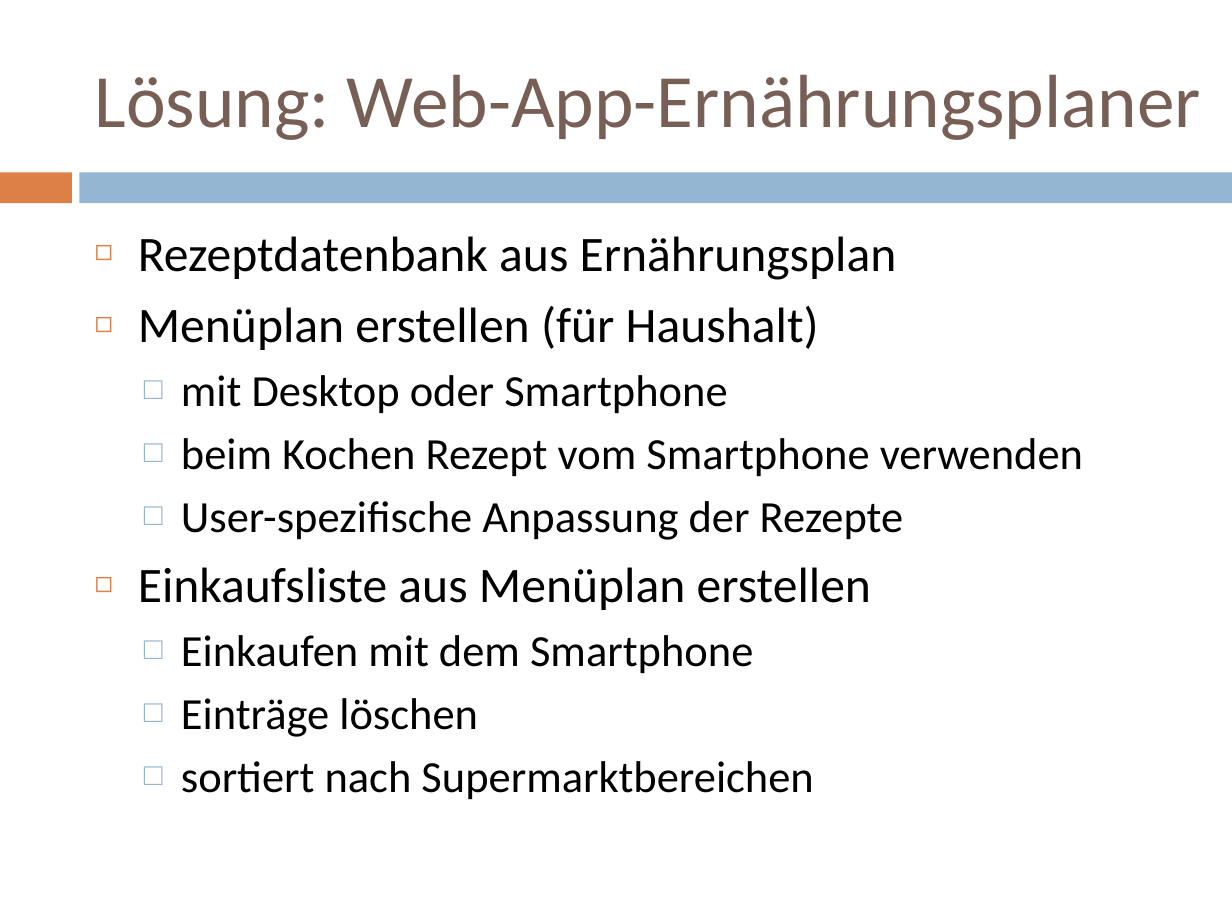
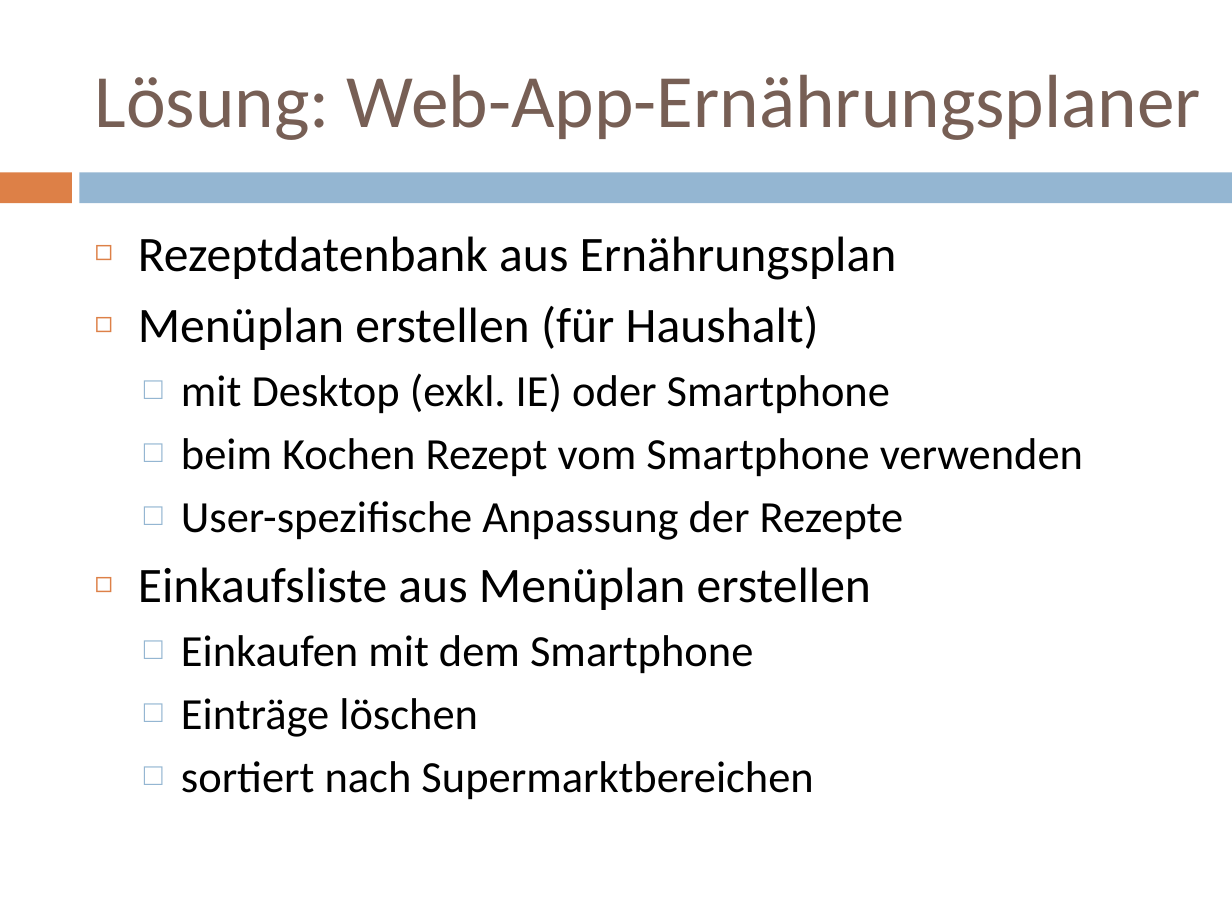
Before and after one commit to rklonner/eatBalanced, a slide deck: slide 4 of docs/EatBalanced_Presentation_Klonner.pptx. Drawn at 1232x924 pixels with LibreOffice and Linux fonts; fonts in the diff are those of the drawing. Boxes give left, top, right and bottom in pixels: in the first picture for what was removed or moved away, otherwise in the second. Text is boxed around its words. In the diff, an @@ line names an element or a change of style, - is before the commit and + after.

Commit message:
added backend recipes search, adapted pptx, cleaned some code

```diff
--- a/docs/EatBalanced_Presentation_Klonner.pptx
+++ b/docs/EatBalanced_Presentation_Klonner.pptx
@@ text at <box>181,373,890,414</box>: text changed @@
-  □ mit Desktop oder Smartphone
+  □ mit Desktop (exkl. IE) oder Smartphone
```
Also in this commit, not shown: 6 other files.
